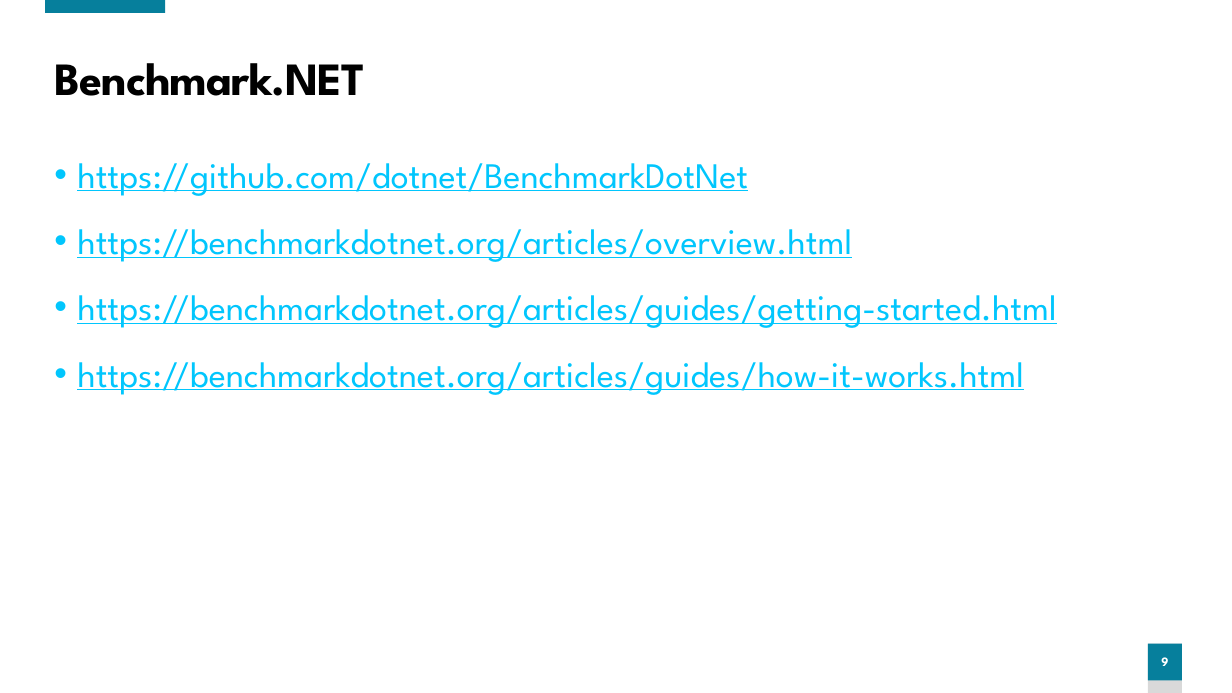
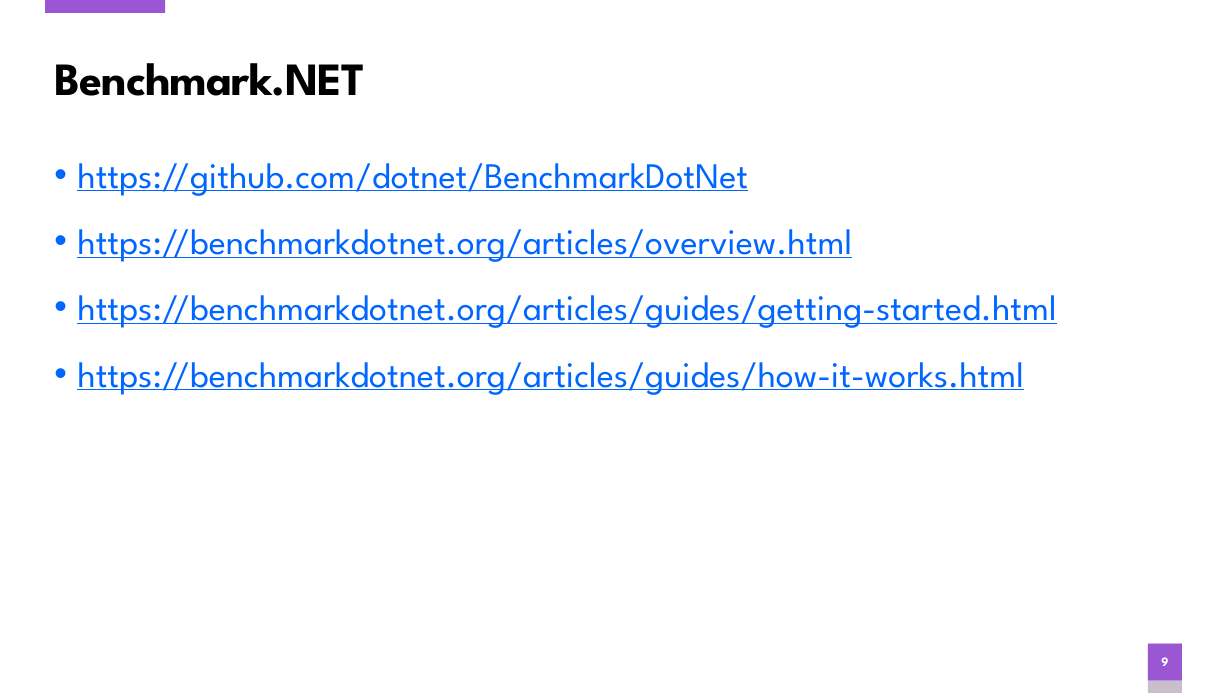
Before and after one commit to anuroopa/codecampnyc-2018, a slide deck: slide 9 of Hitchhiker's guide to Benchmark.pptx. Drawn at 1232x693 pixels with LibreOffice and Linux fonts; fonts in the diff are those of the drawing. Boxes give left, top, right and bottom in pixels: in the first picture for what was removed or moved away, otherwise in the second. Text is boxed around its words. In the diff, an @@ line names an element or a change of style, - is before the commit and + after.

Commit message:
Change theme colors

```diff
--- a/Hitchhiker's guide to Benchmark.pptx
+++ b/Hitchhiker's guide to Benchmark.pptx
@@ rectangle at [45, 0, 165, 13]: fill #067F9C to #9B57D3 @@
@@ text "https://github.com/dotnet/BenchmarkDotNet" at [77, 163, 1056, 395]: text colour #01C6FD to #0066FF @@
@@ page number at [1148, 644, 1182, 681]: fill #067F9C to #9B57D3 @@
@@ rectangle at [1148, 644, 1182, 693]: fill #D9D9D9 to #CABECD @@
```
Also in this commit, not shown: 30 other slides changed.
